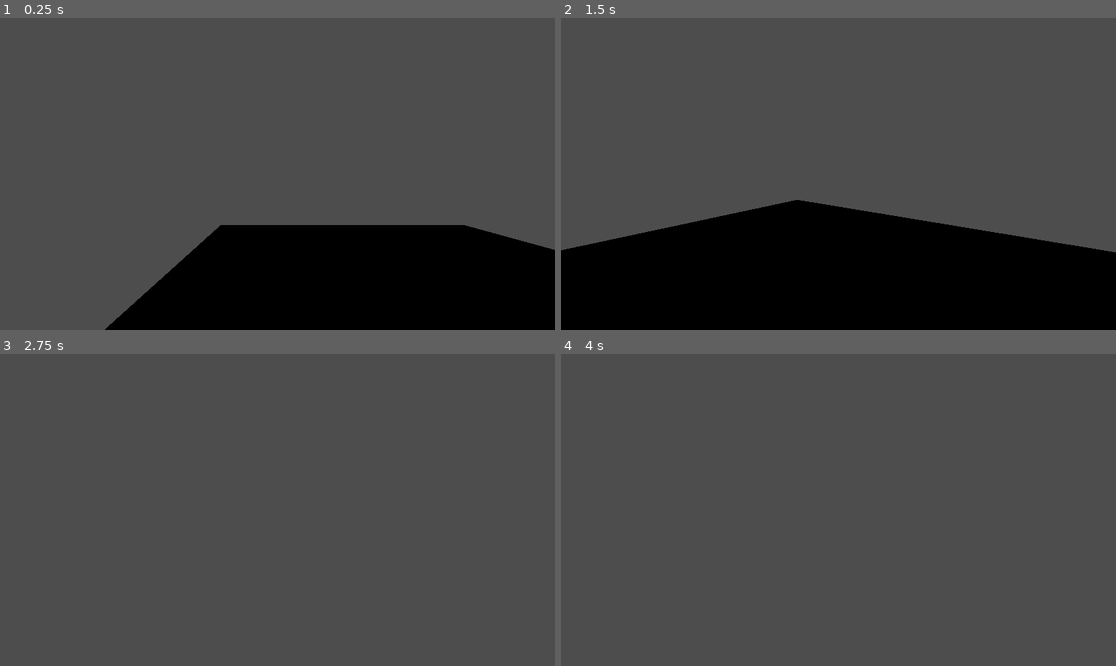
Above: before the commit, frames 1-4 (two rows, left to right).
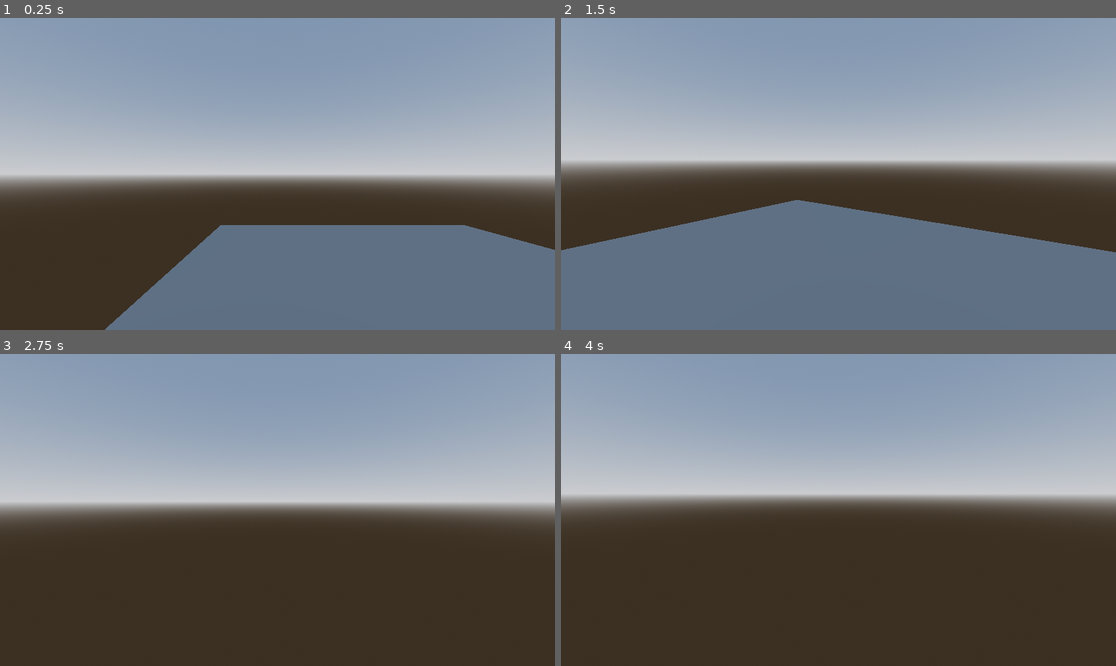
Above: after the commit, the same moments.

Repository: slaw1223/FirstGodotGame
Game: Godot game, scene res://main.tscn
Two runs of this game, one before a commit and one after it. Both use one fixed random seed, a clock stepped at 60 frames per second and the inputs below.
Inputs (mouse positions are in pixels of both pictures, inside the frame that each line leads up to):
- Up to frame 1 (0.25 s): no input
- Up to frame 2 (1.5 s): tap Enter (ui_accept) at 0.5, 0.77 s; move the mouse to (960, 158) at 0.52 s; hold Right (ui_right) 0.53-1.28 s; click (960, 158) at 0.67 s; move the mouse to (810, 174) at 1.27 s; hold Up (ui_up) from 1.28 s (still down)
- Up to frame 3 (2.75 s): keep holding Up (ui_up); tap Enter (ui_accept) at 1.52 s; move the mouse to (288, 503) at 2.02 s
- Up to frame 4 (4 s): keep holding Up (ui_up); tap Enter (ui_accept) at 2.75, 3.02, 3.5, 3.77 s; move the mouse to (832, 516) at 2.77 s; click (832, 516) at 2.92 s; move the mouse to (877, 513) at 3.52 s

The runs differ from the first frame. In frame 1, 97% of the frame differs, in the area x 0-100%, y 0-100%; in frame 2, 97%; in frame 3, 97%; in frame 4, 97%.

Commit message:
dawdwww
wda

Diff:
--- a/main.tscn
+++ b/main.tscn
@@ -2,7 +2,23 @@
 
 [ext_resource type="PackedScene" uid="uid://bs72ogkvdd7d6" path="res://addons/proto_controller/proto_controller.tscn" id="1_ig7tw"]
 
+[sub_resource type="ProceduralSkyMaterial" id="ProceduralSkyMaterial_ig7tw"]
+sky_horizon_color = Color(0.66224277, 0.6717428, 0.6867428, 1)
+ground_horizon_color = Color(0.66224277, 0.6717428, 0.6867428, 1)
+
+[sub_resource type="Sky" id="Sky_0xm2m"]
+sky_material = SubResource("ProceduralSkyMaterial_ig7tw")
+
+[sub_resource type="Environment" id="Environment_h2yge"]
+background_mode = 2
+sky = SubResource("Sky_0xm2m")
+tonemap_mode = 2
+glow_enabled = true
+
 [node name="Main" type="Node3D" unique_id=1465394821]
+
+[node name="WorldEnvironment" type="WorldEnvironment" parent="." unique_id=1466224619]
+environment = SubResource("Environment_h2yge")
 
 [node name="ProtoController" parent="." unique_id=337107425 instance=ExtResource("1_ig7tw")]
 transform = Transform3D(1, 0, 0, 0, 1, 0, 0, 0, 1, -6.0849733, 0.35390806, 6.6351557)
